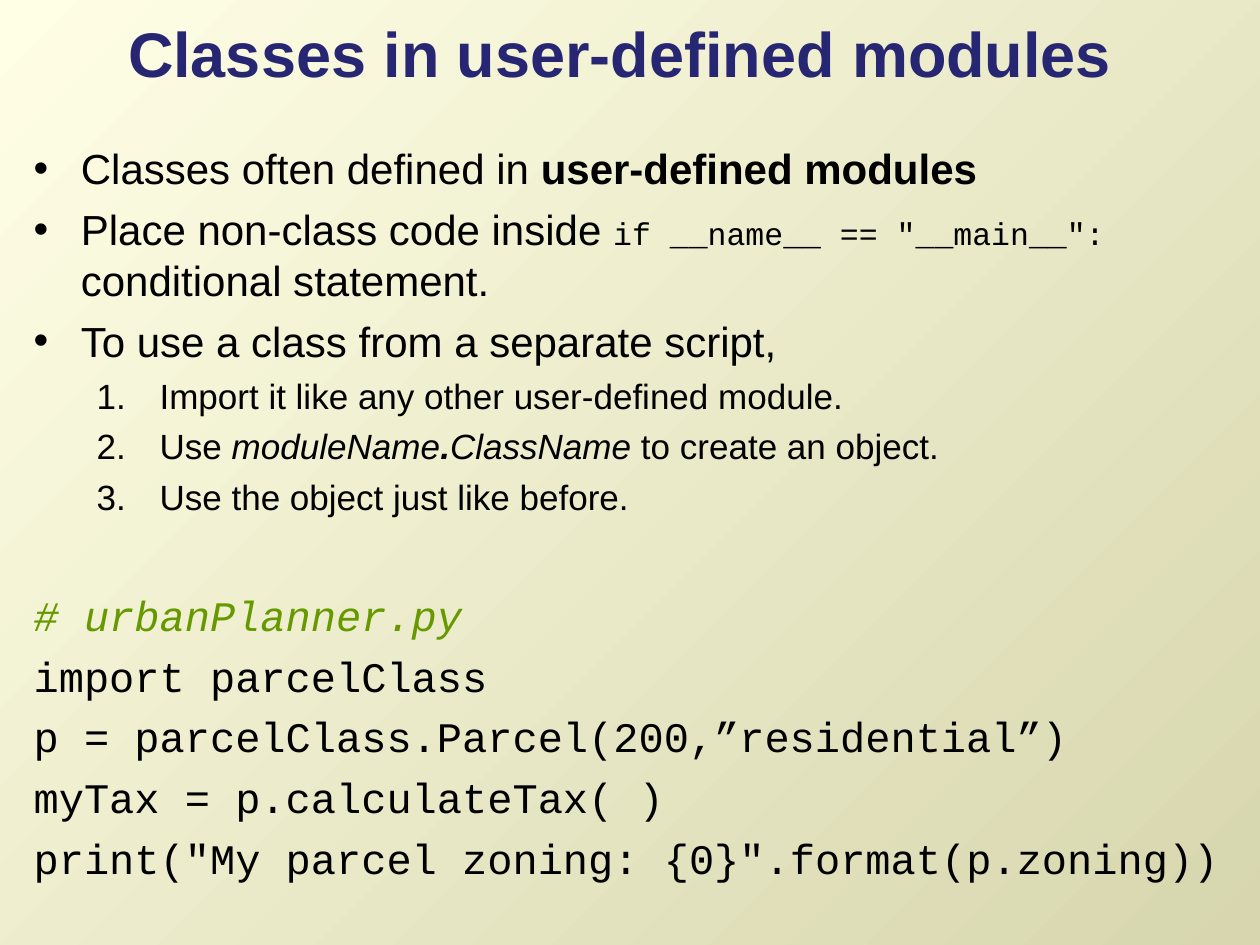
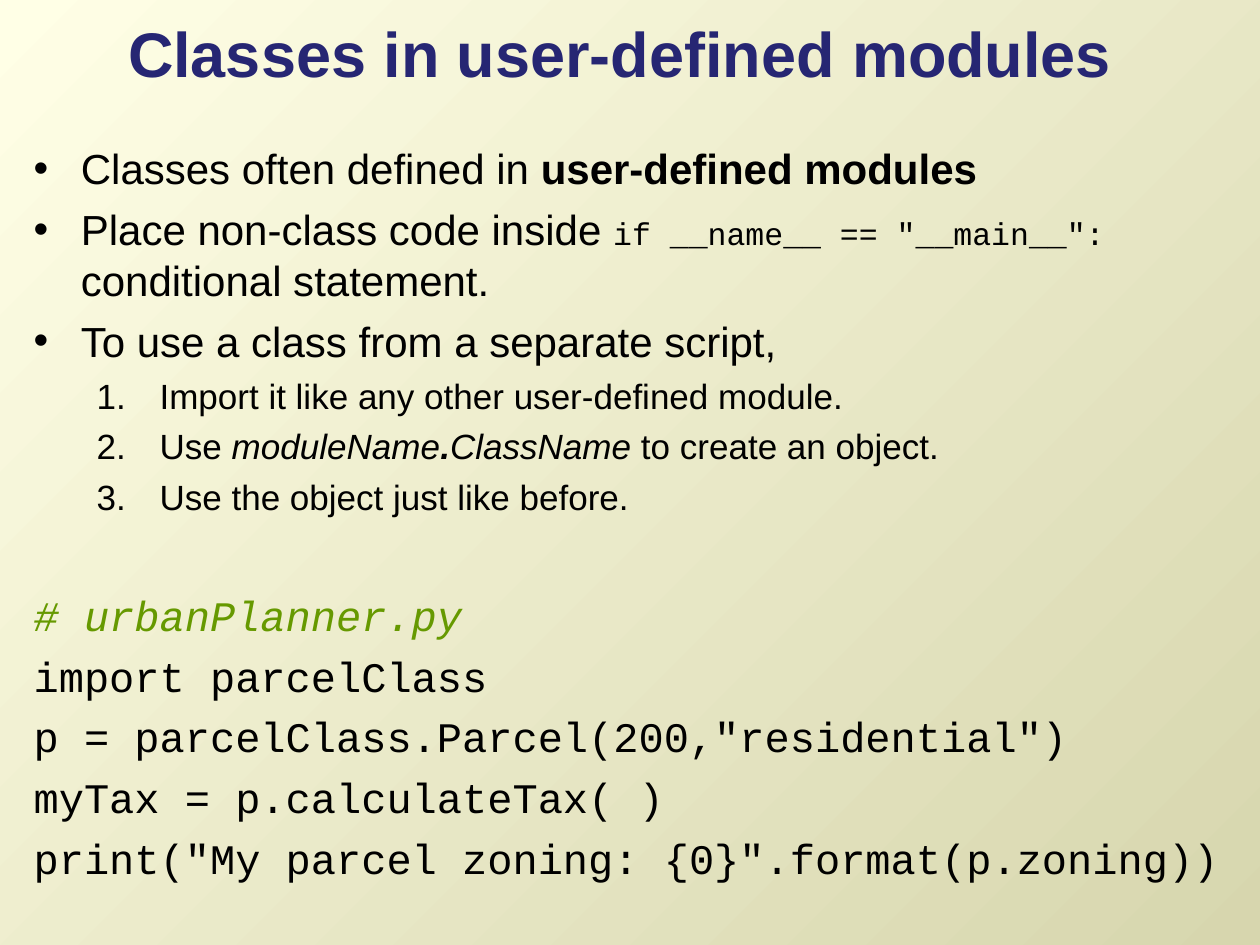
Before and after one commit to lgtateos/gis540, a slide deck: slide 26 of slides/classes.ppt. Drawn at 1260x945 pixels with LibreOffice and Linux fonts; fonts in the diff are those of the drawing. Boxes give left, top, right and bottom in pixels: in the first picture for what was removed or moved away, otherwise in the second. Text is boxed around its words. In the diff, an @@ line names an element or a change of style, - is before the commit and + after.

```diff
--- a/slides/classes.ppt
+++ b/slides/classes.ppt
@@ text at (34, 722, 1067, 761): text changed @@
-p = parcelClass.Parcel(200,”residential”)
+p = parcelClass.Parcel(200,"residential")
```
Also in this commit, not shown: 15 other slides changed.
